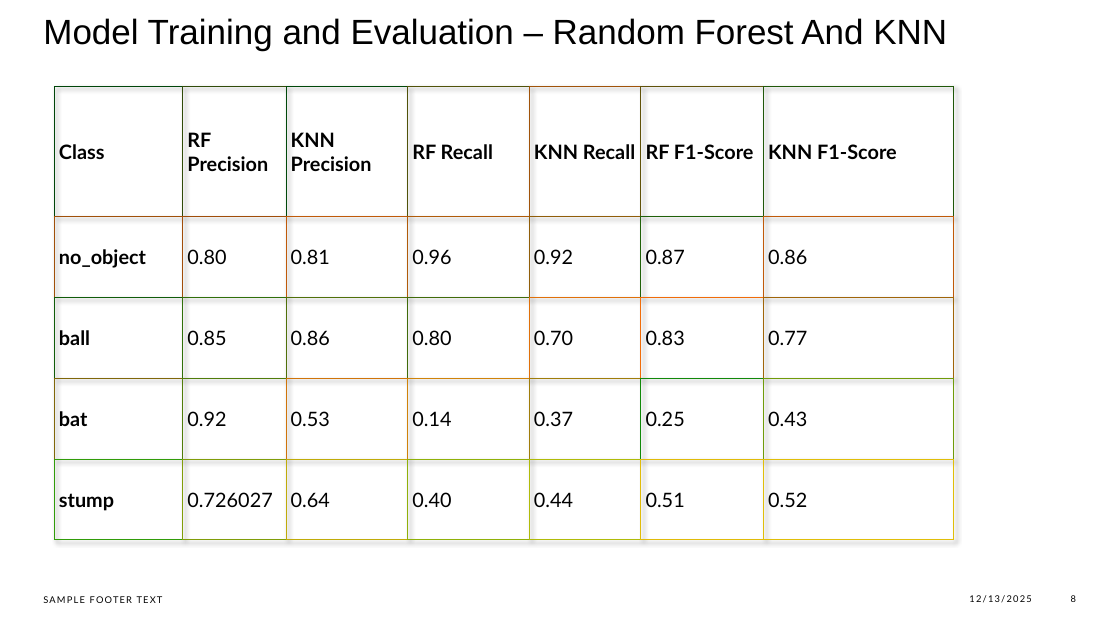
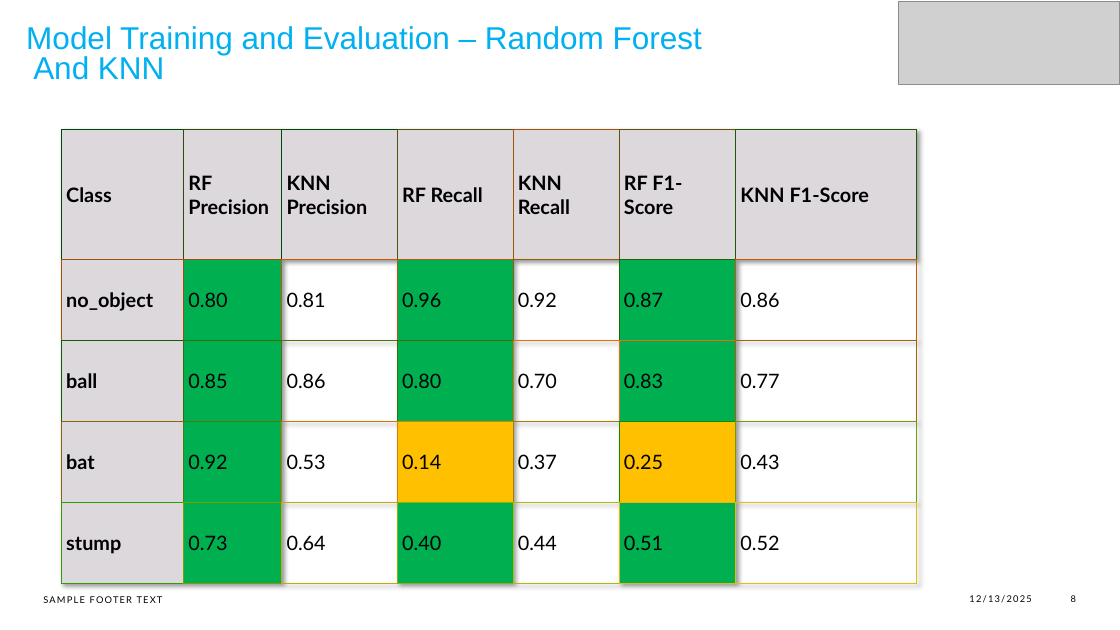
Before and after one commit to mepravintp/PG-IITB, a slide deck: slide 8 of cricket_object_detection/Group27-PMLProject.pptx. Drawn at 1120x630 pixels with LibreOffice and Linux fonts; fonts in the diff are those of the drawing; grey boxes stand for pictures. Boxes give left, top, right and bottom in pixels: in the first picture for what was removed or moved away, otherwise in the second. Text is boxed around its words. In the diff, an @@ line names an element or a change of style, - is before the commit and + after.

```diff
--- a/cricket_object_detection/Group27-PMLProject.pptx
+++ b/cricket_object_detection/Group27-PMLProject.pptx
@@ title "Model Training and Evaluation – ...": place and size @@
-title "Model Training and Evaluation – ..." at box(43, 18, 947, 50)
+title "Model Training and Evaluation – ..." at box(26, 26, 702, 80)
@@ title "Model Training and Evaluation – ..." at box(26, 26, 702, 80): size 30 to 27 pt, text colour #000000 to #00B0F0 @@
@@ picture added at box(898, 2, 1120, 85) @@
@@ table at box(61, 129, 918, 583) @@
-row 5, column 2: 0.726027
+row 5, column 2: 0.73
@@ fill none to #DCD8DC in 11 cells @@
@@ fill none to #00B050 in 10 cells @@
@@ fill none to #FFC000 in 2 cells @@
@@ table: place and size @@
-table at box(54, 87, 954, 540)
+table at box(61, 129, 918, 583)
```
Also in this commit, not shown: 10 other slides changed, 2 slides removed, 1 other file.
